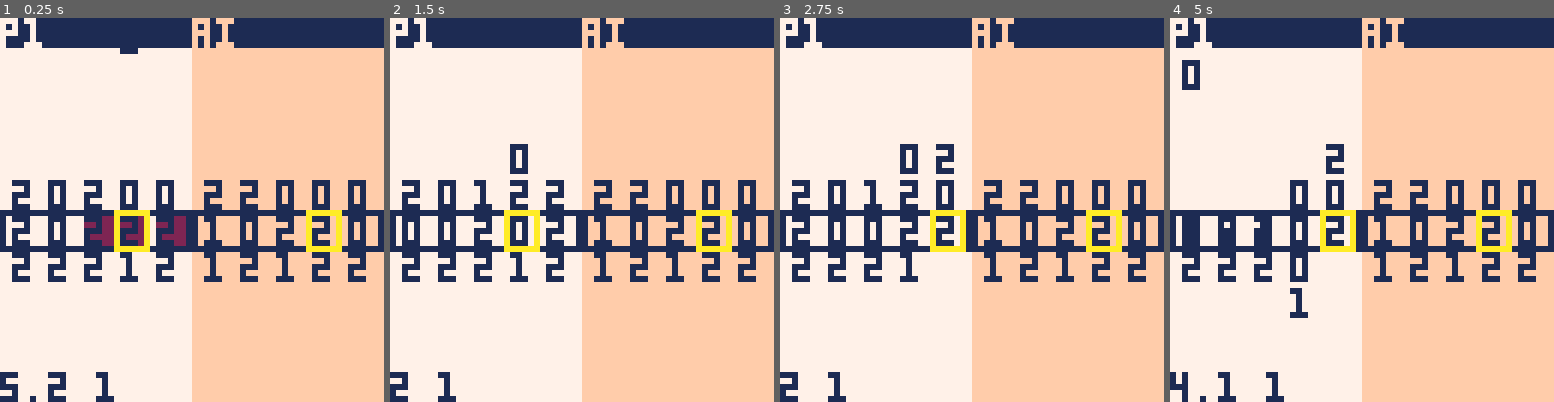
Above: before the commit, frames 1-4 (left to right).
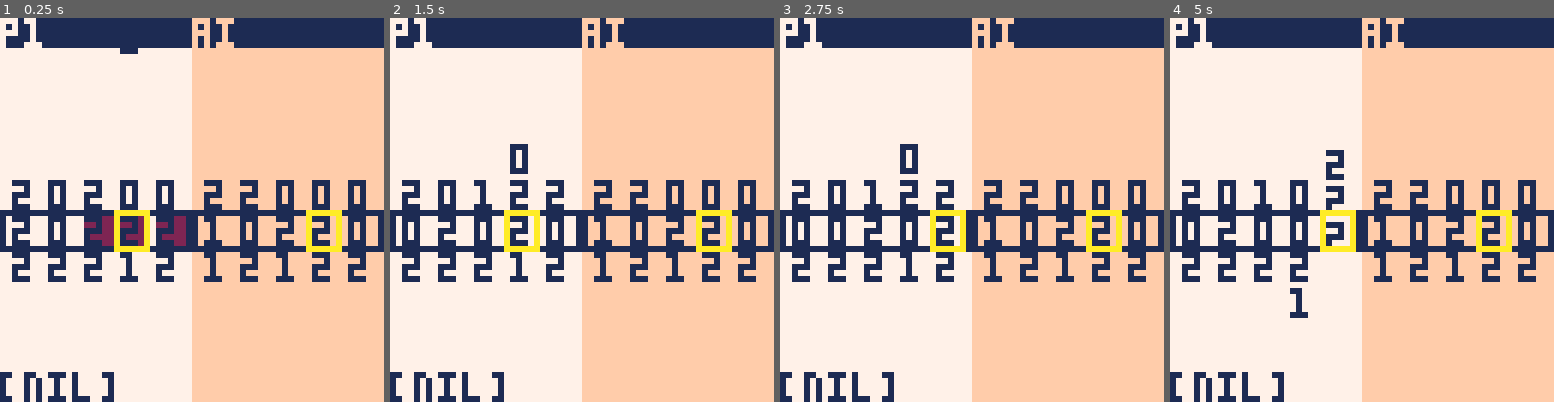
Above: after the commit, the same moments.

Repository: eguneys/pico8-jam
Game: PICO-8 cartridge marbles2.p8
Same seed, same stepped clock (60 frames per second), same inputs: the game is played once before the commit and once after it.
Inputs:
- Up to frame 1 (0.25 s): no input
- Up to frame 2 (1.5 s): tap X (X key) at 0.33, 1.07 s
- Up to frame 3 (2.75 s): hold Right 1.6-2.1 s; tap X (X key) at 1.85 s; hold Up 2.15-2.42 s; hold Right from 2.47 s (still down)
- Up to frame 4 (5 s): tap X (X key) at 2.97, 4.08 s; release Right at 3.03 s; hold Left 3.08-3.58 s; hold Down 3.63-3.97 s; hold Right 4.02-4.68 s; hold Up from 4.73 s (still down)

The runs differ from the first frame. In frame 1, 1.0% of the frame differs, in the area x 0-30%, y 92-100%; in frame 2, 1.0%; in frame 3, 1.6%; in frame 4, 3.1%, in the area x 0-46%, y 10-100%.

Commit message:
user input

Diff:
--- a/marbles2.p8
+++ b/marbles2.p8
@@ -179,10 +179,8 @@
 
       local ry = stack.ry - (1.0 - stack.roll_delay/max_roll_delay)
 
-      dbg = ry
       if stack.ray == 1 then
          local y = stack_top_y(stack)
-         dbg = "" .. flr(ry*10)/10 .. " " .. flr(y*10)/10
          if ry <= y+1 then
             add(stack.top, stack.rm)
             stack.roll_delay = 0
@@ -235,7 +233,9 @@
 
    my += movey
 
-   print(stack.center, mx + shiftx + 1, my + 1, 1)
+   if stack.fall_delay == 0 then
+      print(stack.center, mx + shiftx + 1, my + 1, 1)
+   end
 
    for i, marble in pairs(stack.top) do
       my = 32 - i * 6
@@ -374,6 +374,28 @@
          end
       end
    end
+
+   if free_to_match then
+      local stack = game.stacks[game.i+1]
+
+      if game.input_y == 1 then
+         if #stack.bottom > 0 then
+            stack.dy=1
+            stack.move_delay=max_move_delay
+         end
+      elseif game.input_y == -1 then
+         if #stack.top > 0 then
+            stack.dy=-1
+            stack.move_delay=max_move_delay
+         end
+      end
+
+      if game.input_x then
+         game.shift_delay=10
+      end
+   end
+
+   game_input_clear(game)
 end
 
 function begin_roll(game)
@@ -390,6 +412,11 @@
    else
       stack.ray=-1
    end
+
+   if stack.roll_delay > 0 then
+      return
+   end
+
    stack.roll_delay=max_roll_delay
 end
 
@@ -418,11 +445,16 @@
    local smallest_v = stack_height(game, smallest_i)
 
    for i=2,5 do
-      local v = stack_height(game, i)
-      if (v == smallest_v and maybe()) or
-      v < smallest_v then
-         smallest_i = i
-         smallest_v = v
+
+      if game.stacks[i].roll_delay > 0 then
+
+      else
+         local v = stack_height(game, i)
+         if (v == smallest_v and maybe()) or
+         v < smallest_v then
+            smallest_i = i
+            smallest_v = v
+         end
       end
    end
    return smallest_i
@@ -466,28 +498,21 @@
    end
 end
 
+function game_input_clear(game)
+   game.input_y=0
+   game.input_x=false
+end
+
 function game_up(game)
-
-   local stack = game.stacks[game.i + 1]
-
-   if #stack.bottom > 0 then
-      stack.dy=1
-      stack.move_delay=max_move_delay
-   end
+   game.input_y=1
 end
 
 function game_down(game)
-
-   local stack = game.stacks[game.i + 1]
-
-   if #stack.top > 0 then
-      stack.dy=-1
-      stack.move_delay=max_move_delay
-   end
+   game.input_y=-1
 end
 
 function game_shift(game)
-   game.shift_delay=10
+   game.input_x=true
 end
 
 -->8
